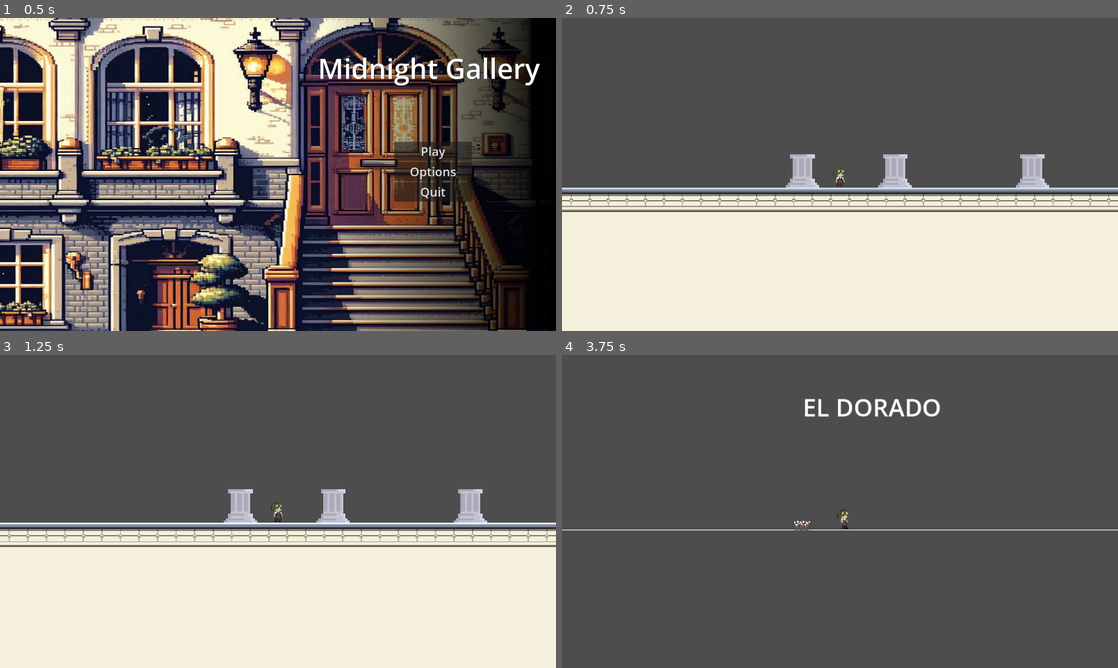
Above: before the commit, frames 1-4 (two rows, left to right).
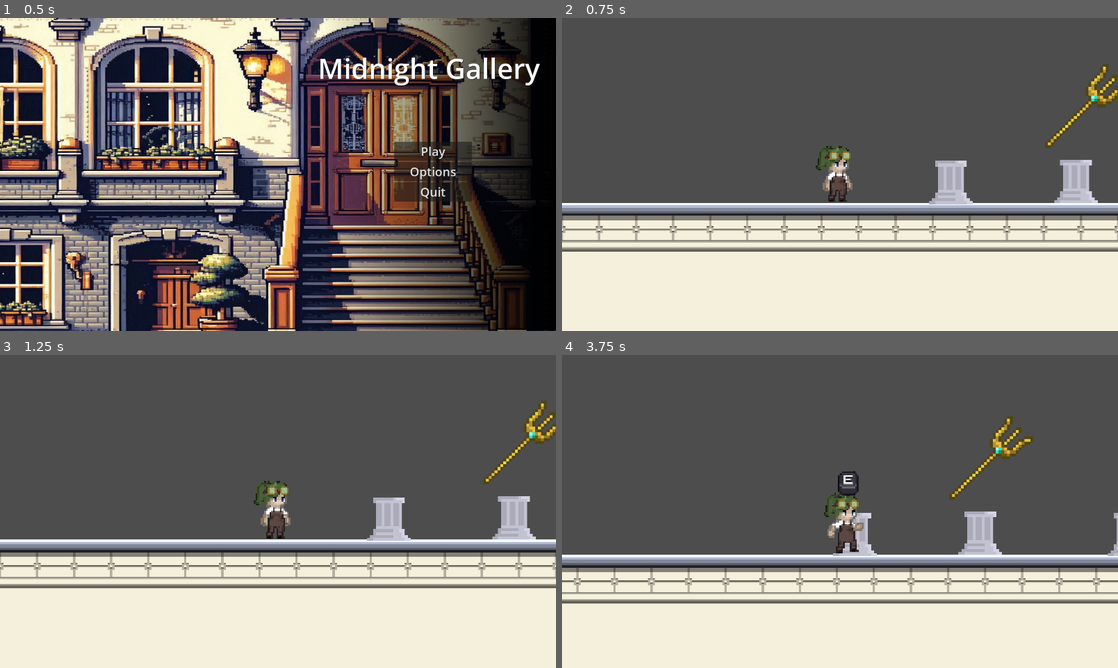
Above: after the commit, the same moments.

Repository: IES-Rafael-Alberti/GameOff2024KarambitStudios
Game: Godot game, scene res://Scenes/main_menu.tscn
The game is run twice, just before and just after one commit, with the same random seed, the same clock (stepped at 60 frames per second) and the same inputs.
Inputs (mouse positions are in pixels of both pictures, inside the frame that each line leads up to):
- Up to frame 1 (0.5 s): no input
- Up to frame 2 (0.75 s): click "Play" at 0.5 s
- Up to frame 3 (1.25 s): no input
- Up to frame 4 (3.75 s): move the mouse to (962, 495) at 1.27 s; hold D (Move_right) 1.28-2.78 s; tap Space (Jump) at 1.35, 1.52, 1.82, 2.27, 2.3, 2.57, 3.05 s; move the mouse to (728, 527) at 2.02 s; tap E (Action) at 2.1 s; move the mouse to (895, 442) at 2.77 s; hold A (Move_left) 2.78-3.53 s; tap Shift (Dash) at 2.85 s; move the mouse to (812, 574) at 3.52 s; hold D (Move_right) from 3.53 s (still down); right-click (812, 574) at 3.6 s

Frame 1 is identical in both runs. In frame 2, 17% of the frame differs, in the area x 0-100%, y 14-75%; in frame 3, 17%; in frame 4, 39%, in the area x 0-100%, y 14-100%.

Commit message:
Sprites añadidos

Diff:
--- a/Scenes/dorado_scene.tscn
+++ b/Scenes/dorado_scene.tscn
@@ -1,8 +1,9 @@
-[gd_scene load_steps=10 format=3 uid="uid://dwu424uv8pn8q"]
+[gd_scene load_steps=11 format=3 uid="uid://dwu424uv8pn8q"]
 
 [ext_resource type="Script" path="res://Scripts/floor.gd" id="1_droyb"]
 [ext_resource type="Script" path="res://Scripts/scene_script.gd" id="1_jn1hj"]
 [ext_resource type="Texture2D" uid="uid://k56fxeu6muyw" path="res://Assets/Sprites/Spikes.png" id="3_bw0bx"]
+[ext_resource type="Texture2D" uid="uid://ckmj5dn1nxlu4" path="res://Assets/Sprites/doble_jump.png" id="4_8d8lr"]
 
 [sub_resource type="WorldBoundaryShape2D" id="WorldBoundaryShape2D_nadjc"]
 
@@ -88,3 +89,8 @@
 libraries = {
 "": SubResource("AnimationLibrary_sly8a")
 }
+
+[node name="DobleJump" type="Sprite2D" parent="."]
+texture_filter = 1
+position = Vector2(-132, -25)
+texture = ExtResource("4_8d8lr")
--- a/Scenes/museum_scene.tscn
+++ b/Scenes/museum_scene.tscn
@@ -1,7 +1,8 @@
-[gd_scene load_steps=9 format=4 uid="uid://7hrsvi4tc71y"]
+[gd_scene load_steps=10 format=4 uid="uid://7hrsvi4tc71y"]
 
 [ext_resource type="Script" path="res://Scripts/scene_script.gd" id="1_tks1q"]
 [ext_resource type="Script" path="res://Scripts/floor.gd" id="1_yfy1r"]
+[ext_resource type="Texture2D" uid="uid://cq7s2g08js6k6" path="res://Assets/Sprites/Trident_v2.png" id="4_pqufj"]
 [ext_resource type="Texture2D" uid="uid://ba67dhf401til" path="res://Assets/TileSets/tileset_museum_correcto.png" id="4_sslpi"]
 [ext_resource type="PackedScene" uid="uid://8yt2lybiulu3" path="res://Scenes/pedestal.tscn" id="4_tfgfc"]
 
@@ -68,17 +69,25 @@
 
 [node name="Pedestals" type="Node" parent="."]
 
-[node name="PedestalElDorado" parent="Pedestals" groups=["Portal1"] instance=ExtResource("4_tfgfc")]
-position = Vector2(97, -61.5)
+[node name="PedestalElDorado" parent="Pedestals" instance=ExtResource("4_tfgfc")]
+position = Vector2(97, -39)
+scale = Vector2(2.5, 2.5)
 region_rect = Rect2(0, 0, 32, 32)
 scene_name = "dorado_scene"
 
 [node name="PedestalAtlantis" parent="Pedestals" instance=ExtResource("4_tfgfc")]
-position = Vector2(-63, -61.5)
+position = Vector2(205, -40)
+scale = Vector2(2.5, 2.5)
 scene_name = "atlantis_scene"
 
+[node name="TridentV1" type="Sprite2D" parent="Pedestals/PedestalAtlantis"]
+texture_filter = 1
+position = Vector2(2.8, -18)
+texture = ExtResource("4_pqufj")
+
 [node name="PedestalDuat" parent="Pedestals" instance=ExtResource("4_tfgfc")]
-position = Vector2(334, -61.5)
+position = Vector2(334, -39)
+scale = Vector2(2.5, 2.5)
 scene_name = "duat_scene"
 
 [node name="TileMapLayer" type="TileMapLayer" parent="."]
--- a/Scenes/pedestal.tscn
+++ b/Scenes/pedestal.tscn
@@ -9,7 +9,6 @@
 [node name="Pedestal" type="Sprite2D"]
 texture_filter = 1
 position = Vector2(170, -43)
-scale = Vector2(3.84375, 3.84375)
 texture = ExtResource("1_w75yd")
 script = ExtResource("2_285jl")
 
--- a/Scenes/player.tscn
+++ b/Scenes/player.tscn
@@ -160,6 +160,21 @@
 "name": &"new_animation",
 "speed": 5.0
 }, {
+"frames": [],
+"loop": true,
+"name": &"new_animation_1",
+"speed": 5.0
+}, {
+"frames": [],
+"loop": true,
+"name": &"new_animation_2",
+"speed": 5.0
+}, {
+"frames": [],
+"loop": true,
+"name": &"new_animation_3",
+"speed": 5.0
+}, {
 "frames": [{
 "duration": 1.0,
 "texture": SubResource("AtlasTexture_nquvo")
@@ -206,7 +221,7 @@
 }]
 
 [sub_resource type="RectangleShape2D" id="RectangleShape2D_8oxk7"]
-size = Vector2(27, 34)
+size = Vector2(20.5, 32.5)
 
 [sub_resource type="AnimationNodeAnimation" id="AnimationNodeAnimation_06sfh"]
 animation = &"idle"
@@ -223,13 +238,14 @@
 advance_mode = 2
 
 [sub_resource type="AnimationNodeStateMachine" id="AnimationNodeStateMachine_1mjks"]
+states/End/position = Vector2(902, 100)
 states/Start/position = Vector2(596, 199)
 states/idle/node = SubResource("AnimationNodeAnimation_06sfh")
 states/idle/position = Vector2(596, 113)
 states/walk/node = SubResource("AnimationNodeAnimation_hei0b")
 states/walk/position = Vector2(596, -17)
 transitions = ["idle", "walk", SubResource("AnimationNodeStateMachineTransition_34rkk"), "walk", "idle", SubResource("AnimationNodeStateMachineTransition_ytbi3"), "Start", "idle", SubResource("AnimationNodeStateMachineTransition_utfji")]
-graph_offset = Vector2(0, -15.0328)
+graph_offset = Vector2(73, -20.0328)
 
 [sub_resource type="Animation" id="Animation_suxom"]
 length = 0.001
@@ -325,26 +341,27 @@
 
 [node name="Player" type="CharacterBody2D"]
 texture_filter = 1
+scale = Vector2(1.5, 1.5)
 script = ExtResource("1_0fb6m")
 
 [node name="PlayerSprite" type="AnimatedSprite2D" parent="."]
+position = Vector2(-1.33333, -2)
 sprite_frames = SubResource("SpriteFrames_ek8rt")
 animation = &"idle"
 autoplay = "idle"
 frame = 1
 
 [node name="ColisionPlayer" type="CollisionShape2D" parent="."]
-visible = false
-position = Vector2(-0.5, 2)
 shape = SubResource("RectangleShape2D_8oxk7")
 
 [node name="CamaraPlayer" type="Camera2D" parent="."]
-zoom = Vector2(2, 2)
+zoom = Vector2(4, 4)
 position_smoothing_enabled = true
 
 [node name="Tecla" type="Sprite2D" parent="."]
 texture_filter = 1
-position = Vector2(0, -45)
+position = Vector2(0, -25)
+scale = Vector2(0.5, 0.5)
 texture = ExtResource("5_xfjvf")
 region_enabled = true
 region_rect = Rect2(112.648, 35.8103, 24.3235, 28.6477)
Binary file added: Assets/Sprites/Trident_v1.png
Not shown, added: Assets/Sprites/Trident_v1.png.import
Binary file added: Assets/Sprites/Trident_v2.png
Not shown, added: Assets/Sprites/Trident_v2.png.import
Binary file added: Assets/Sprites/doble_jump.png
Not shown, added: Assets/Sprites/doble_jump.png.import
Binary file added: Assets/Sprites/sprite_salto.png
Not shown, added: Assets/Sprites/sprite_salto.png.import
